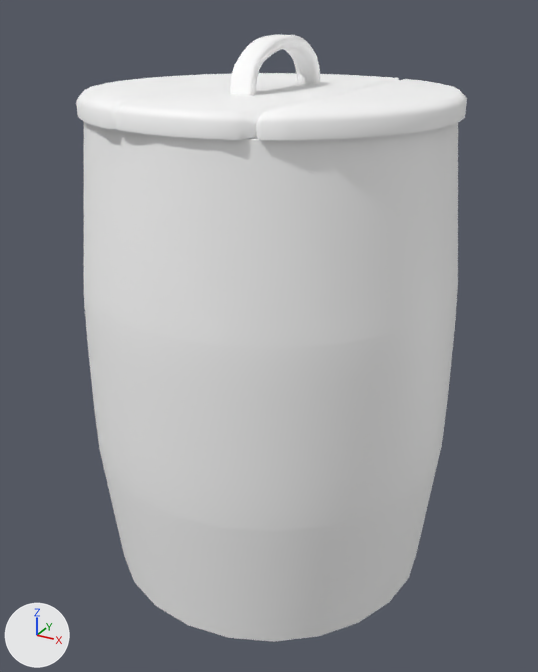
The FBX model GiravoltProject2023/Assets/_Giravolt/Models/Tasks/barril/barril.fbx as it was, and as the next commit left it.
Before and after are seen from a camera (50 mm lens) standing at (0.0237, -0.0433, 0.0388) and looking at (0.0002, -0.0006, 0.0174). Every picture has the same lights, and +X, +Y and +Z are marked at lower left. Where no turn or scale is listed for an object, it has been applied to the vertices.
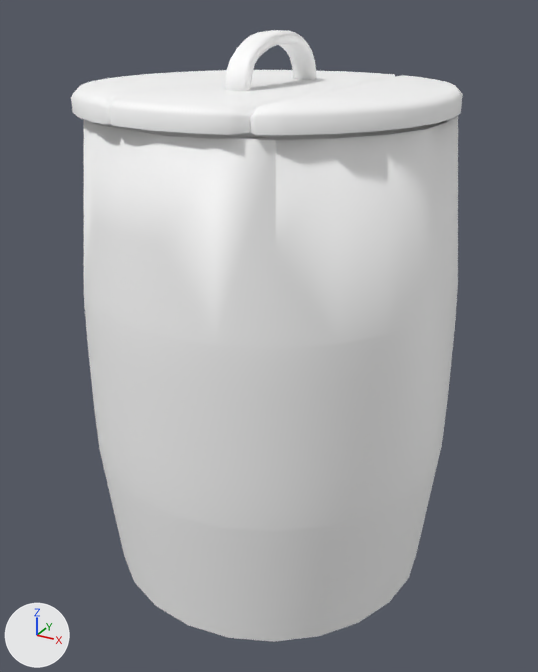
Edits to the bpy script that builds the scene:
```text
Change me_mesh:
    used by ob_polysurface1; location = (0.0, 0.0, 0.0)
    remove me_mesh.from_pydata(...)  # 221 vertices, 203 faces; spans x -0.0128..0.0128, y -0.0128..0.0128, z 0.0..0.0329
    add me_mesh.from_pydata(...)  # 442 vertices, 455 faces; spans x -0.0128..0.0128, y -0.0128..0.0128, z 0.0..0.0329
    me_mesh part 3: 221 vertices added at x -0.0127..0.0127, y -0.0127..0.0127, z 0.0001..0.0328
Change me_mesh_001:
    used by ob_polysurface2; location = (0.0, 0.0, 0.0)
    remove me_mesh_001.from_pydata(...)  # 289 vertices, 296 faces; spans x -0.012..0.0121, y -0.0119..0.0121, z 0.0329..0.0373
    add me_mesh_001.from_pydata(...)  # 578 vertices, 631 faces; spans x -0.0122..0.0118, y -0.012..0.012, z -0.0016..0.0028
    me_mesh_001 part 1: 578 vertices added at x -0.0122..0.0118, y -0.012..0.012, z -0.0016..0.0028
    me_mesh_001 part 2: 289 vertices removed from x -0.012..0.0121, y -0.0119..0.0121, z 0.0329..0.0373
Change ob_polysurface2:
    ob_polysurface2.location: (0.0, 0.0, 0.0) -> (0.0, 0.0, 0.03472)
```

Where the change shows, as pixel boxes [x1, y1, x2, y2] in the pictures (538 x 672 px):
'polySurface2', reshaped, moved
    before: [76, 35, 467, 140]
    after: [71, 30, 463, 135]
part 1 of me_mesh_001, added
    after: [71, 30, 463, 135]
part 2 of me_mesh_001, deleted
    before: [76, 35, 467, 140]
part 3 of me_mesh, added
    after: [90, 116, 458, 140]
